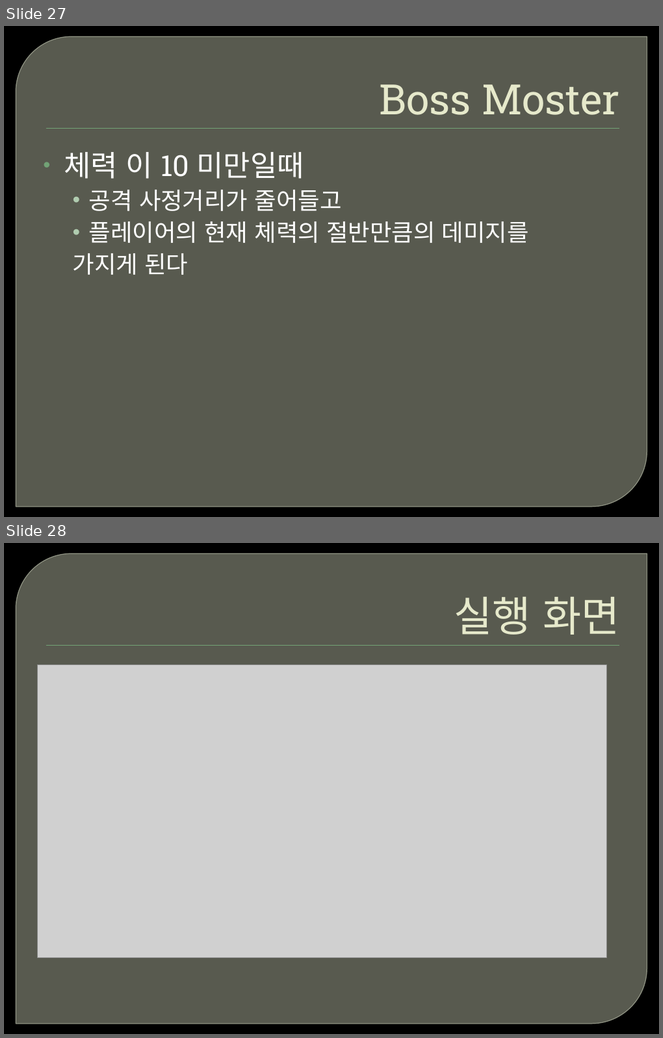
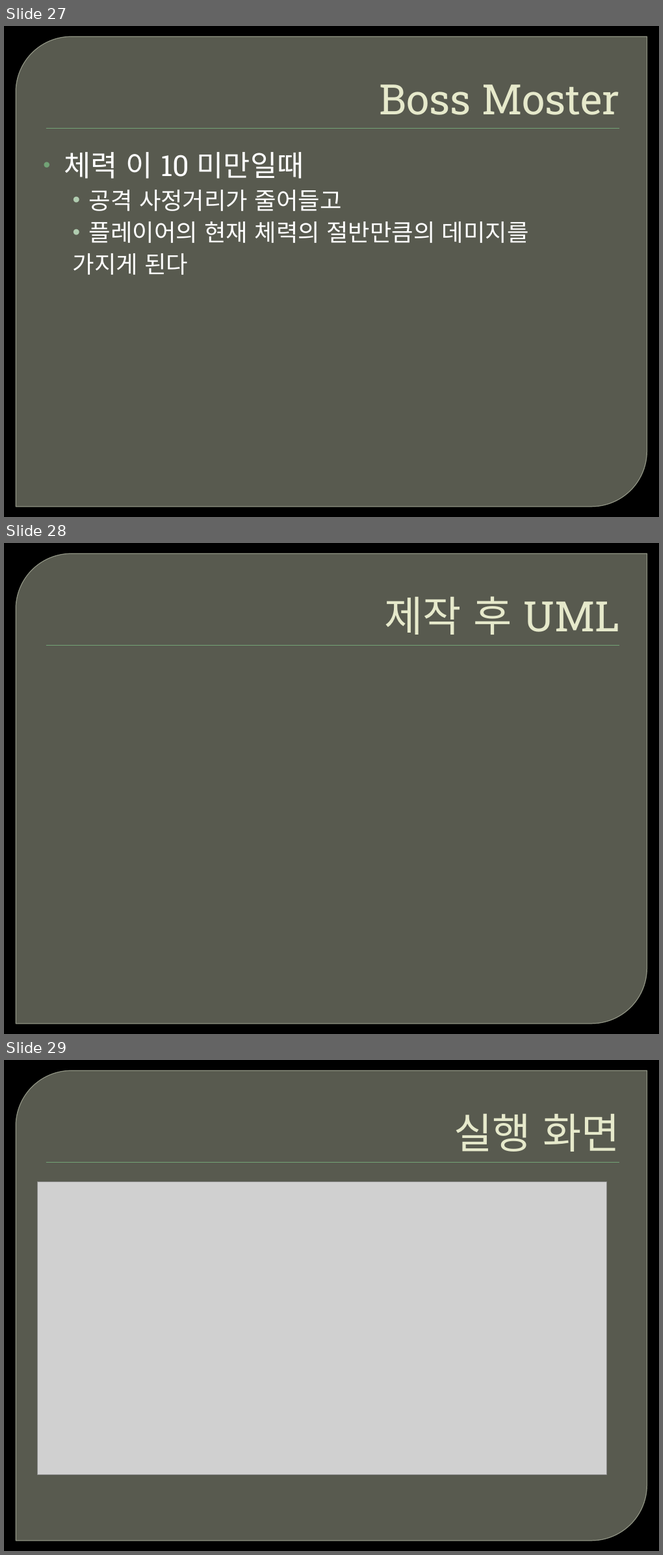
Before and after one commit to GPC-InhaUniv/Assets, a slide deck: kim/Quest/The Quest.pptx. Shown one above the other, each under a label of ours: slides 27 and 28 before the commit, slides 27, 28 and 29 after it. The pictures are 663x1038 and 663x1555 pixels, drawn with LibreOffice and Linux fonts; fonts in the diff are those of the drawing; grey boxes stand for pictures; background and template pictures are left out. Boxes give left, top, right and bottom in pixels: in the first picture for what was removed or moved away, otherwise in the second. Text is boxed around its words. In the diff, an @@ line names an element or a change of style, - is before the commit and + after.

```diff
--- a/kim/Quest/The Quest.pptx
+++ b/kim/Quest/The Quest.pptx
@@ slide 28 added at bbox=[4, 543, 659, 1034], background picture (left out); not listed: 2 template elements that a slide beside it also shows @@
@@ title added at bbox=[385, 596, 620, 635], 46 pt, text #E7EACB @@
+제작 후 UML
@@ what was slide 28 is now slide 29 @@
```
Also in this commit, not shown: 1 other file.
